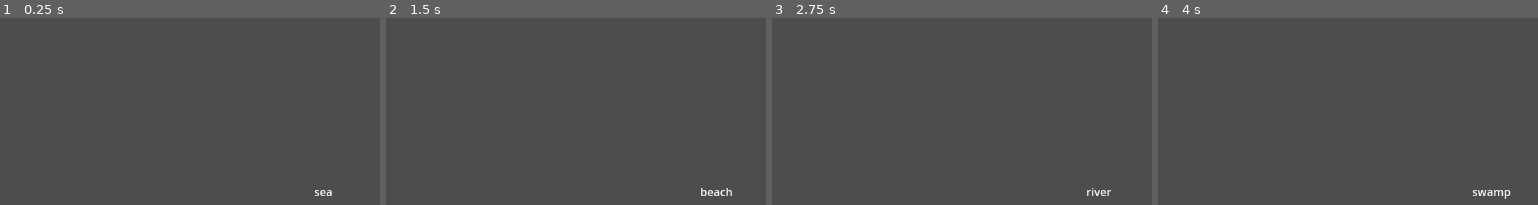
Above: before the commit, frames 1-4 (left to right).
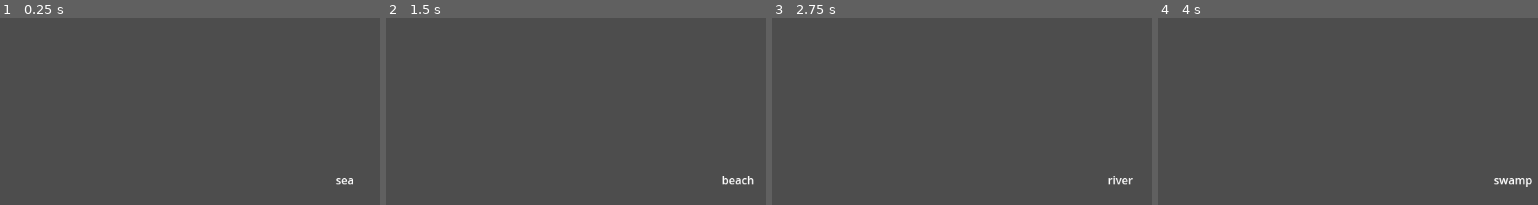
Above: after the commit, the same moments.

Repository: ahhnevermore/mixorcerers
Game: Godot game, scene res://scenes/game.tscn
Two runs of this game, one before a commit and one after it. Both use one fixed random seed, a clock stepped at 60 frames per second and the inputs below.
Inputs:
- Up to frame 1 (0.25 s): no input
- Up to frame 2 (1.5 s): tap Enter at 0.5 s; hold Right (cursor_right) 0.53-1.28 s; tap Space (select_confirm, bound only after the commit) at 0.6, 1.25, 1.35 s; hold Down (cursor_down) from 1.28 s (still down)
- Up to frame 3 (2.75 s): tap Space (select_confirm, bound only after the commit) at 2, 2.1 s; release Down (cursor_down) at 2.03 s; hold Right (cursor_right) from 2.03 s (still down)
- Up to frame 4 (4 s): tap Space (select_confirm, bound only after the commit) at 2.75, 2.85, 3.6 s; release Right (cursor_right) at 2.78 s; hold Up (cursor_up) 2.78-3.53 s; hold Left (cursor_left) from 3.53 s (still down)
The pictures show only the part of the screen within x 50-100%, y 50-100%; the shares and areas given below are measured in that part.

The runs differ from the first frame. In frame 1, 0.2% of the frame differs, in the area x 82-93%, y 85-96%; in frame 2, 0.4%; in frame 3, 0.3%; in frame 4, 0.5%, in the area x 82-99%, y 85-97%.

Commit message:
finally picked a base UI node, gonna try to finish select mode soon

Diff:
--- a/project.godot
+++ b/project.godot
@@ -41,7 +41,7 @@
 "events": [Object(InputEventKey,"resource_local_to_scene":false,"resource_name":"","device":-1,"window_id":0,"alt_press …(182 unchanged characters)…
 ]
 }
-confirm_action={
+select_confirm={
 "deadzone": 0.5,
 "events": [Object(InputEventKey,"resource_local_to_scene":false,"resource_name":"","device":-1,"window_id":0,"alt_pressed":false,"shift_pressed":false,"ctrl_pressed":false,"meta_pressed":false,"pressed":false,"keycode":0,"physical_keycode":32,"key_label":0,"unicode":32,"echo":false,"script":null)
 ]
--- a/scenes/HUD.tscn
+++ b/scenes/HUD.tscn
@@ -1,25 +1,26 @@
 [gd_scene load_steps=2 format=3 uid="uid://v4pkwn5kxsn4"]
 
-[ext_resource type="Script" path="res://scenes/HUD.gd" id="1_c1pmh"]
+[ext_resource type="Script" path="res://scripts/HUD.gd" id="1_rwrww"]
 
-[node name="canvaslayer" type="CanvasLayer"]
-script = ExtResource("1_c1pmh")
-
-[node name="Stats" type="Label" parent="."]
-anchors_preset = 2
-anchor_top = 1.0
-anchor_bottom = 1.0
-offset_top = -142.0
-offset_right = 250.0
-grow_vertical = 0
-
-[node name="Terrain" type="Label" parent="."]
-anchors_preset = 3
-anchor_left = 1.0
+[node name="Control" type="Control"]
+layout_mode = 3
+anchors_preset = 12
 anchor_top = 1.0
 anchor_right = 1.0
 anchor_bottom = 1.0
-offset_left = -151.0
-offset_top = -139.0
+offset_top = -148.0
+grow_horizontal = 2
+grow_vertical = 0
+script = ExtResource("1_rwrww")
+
+[node name="Terrain" type="Label" parent="."]
+layout_mode = 1
+anchors_preset = 11
+anchor_left = 1.0
+anchor_right = 1.0
+anchor_bottom = 1.0
+offset_left = -120.0
+offset_top = -8.0
+offset_bottom = -8.0
 grow_horizontal = 0
-grow_vertical = 0
+grow_vertical = 2
--- /dev/null
+++ b/scenes/select_mode.tscn
@@ -0,0 +1,6 @@
+[gd_scene load_steps=2 format=3 uid="uid://blueewxv3e2sb"]
+
+[ext_resource type="Script" path="res://scripts/select_mode.gd" id="1_4pdn5"]
+
+[node name="Node2D" type="Node2D"]
+script = ExtResource("1_4pdn5")
--- a/scenes/HUD.gd
+++ b/scripts/HUD.gd
@@ -1,4 +1,4 @@
-extends CanvasLayer
+extends Control
 
 
 # Called when the node enters the scene tree for the first time.
--- a/scripts/game.gd
+++ b/scripts/game.gd
@@ -2,16 +2,28 @@
 
 
 var replay = false
+var mode = []
+var select_scene:PackedScene
 # Called when the node enters the scene tree for the first time.
 func _ready():
+	select_scene = load("res://scenes/select_mode.tscn")
 	$Map.gen_map()
 	$Player1.display_vision()
 	#$Player1.display_move_grid()
 	_on_cursor_changed()
 
+
+
 # Called every frame. 'delta' is the elapsed time since the previous frame.
 func _process(_delta):
 	pass
+	if not mode and Input.is_action_just_pressed("select_confirm"):
+		print("clicked")
+		mode.append("select")
+		var select_mode = select_scene.instantiate()
+		select_mode.setup(self,$Map,$Cursor)
+		add_child(select_mode)
+
 
 
 #TODO
--- /dev/null
+++ b/scripts/select_mode.gd
@@ -0,0 +1,23 @@
+extends Node2D
+
+var Game
+var Map
+var Cursor
+# Called when the node enters the scene tree for the first time.
+func _ready():
+	print("ready")
+
+
+# Called every frame. 'delta' is the elapsed time since the previous frame.
+func _process(_delta):
+	if Cursor.get_overlapping_areas():
+		print("proceed further")
+	else:
+		Game.mode.pop_back()
+		print(Game.mode)
+		queue_free()
+
+func setup(game,map,cursor):
+	Game = game
+	Map = map
+	Cursor = cursor
--- a/select_mode.gd
+++ /dev/null
@@ -1,4 +0,0 @@
-extends Node
-
-func _ready():
-	print("ready")
Renamed: grid.gd -> scripts/grid.gd
